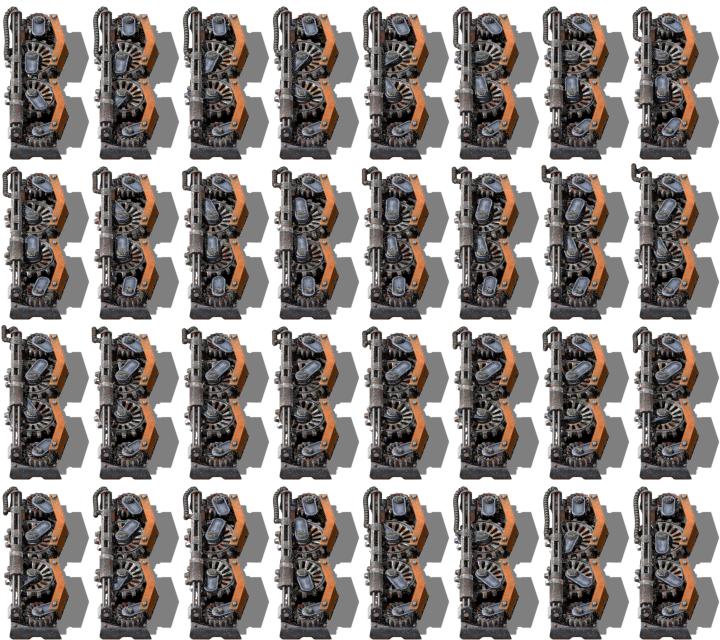
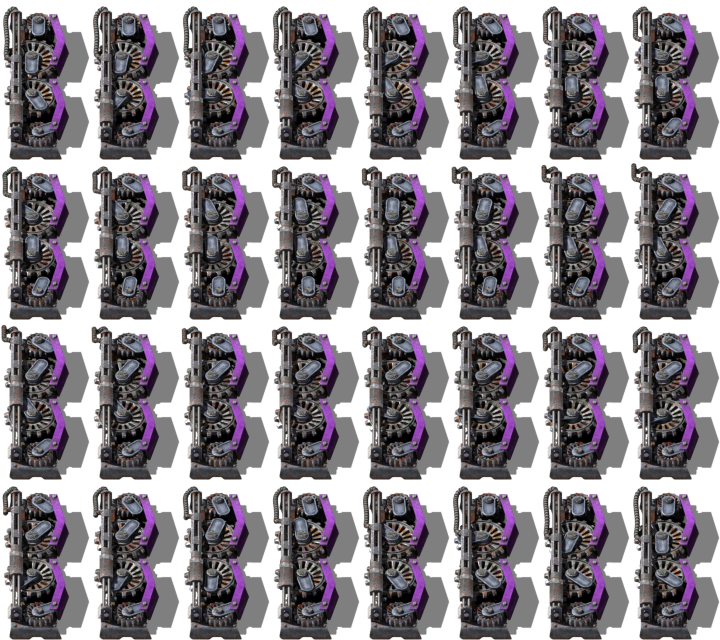
Revision of a layered (720, 640) image; what changed, layer by layer:
added layer "tier 6" above "tier 5" over [4,10,700,637]
hid "tier 5" over [4,10,700,637]
